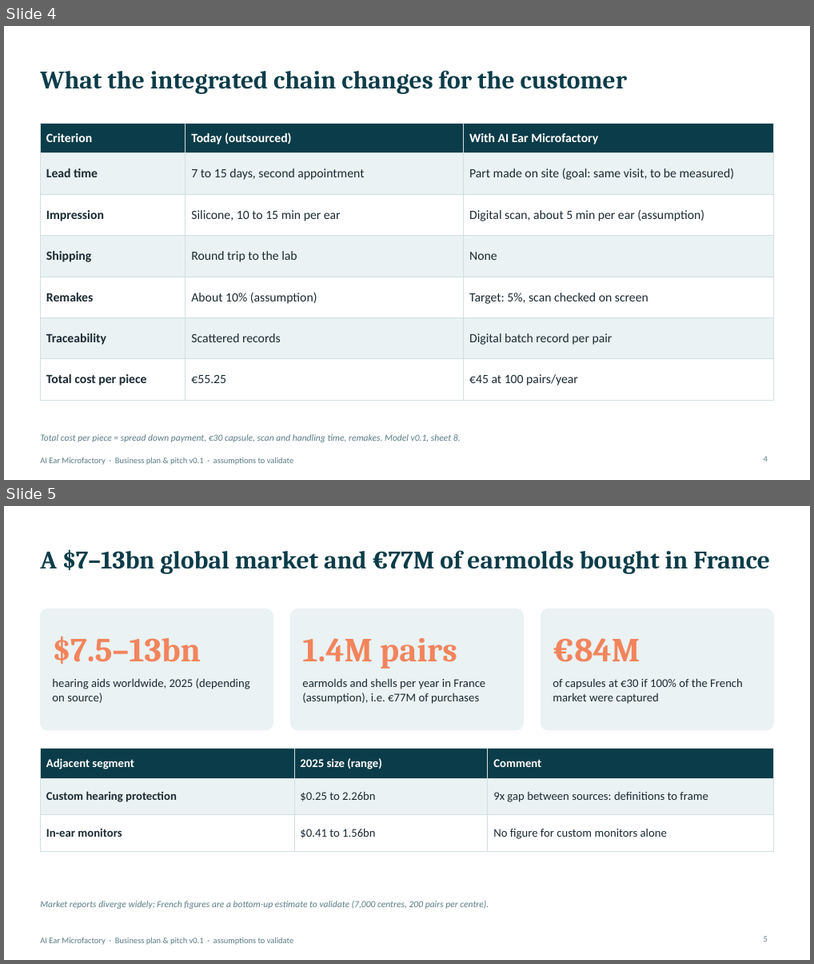
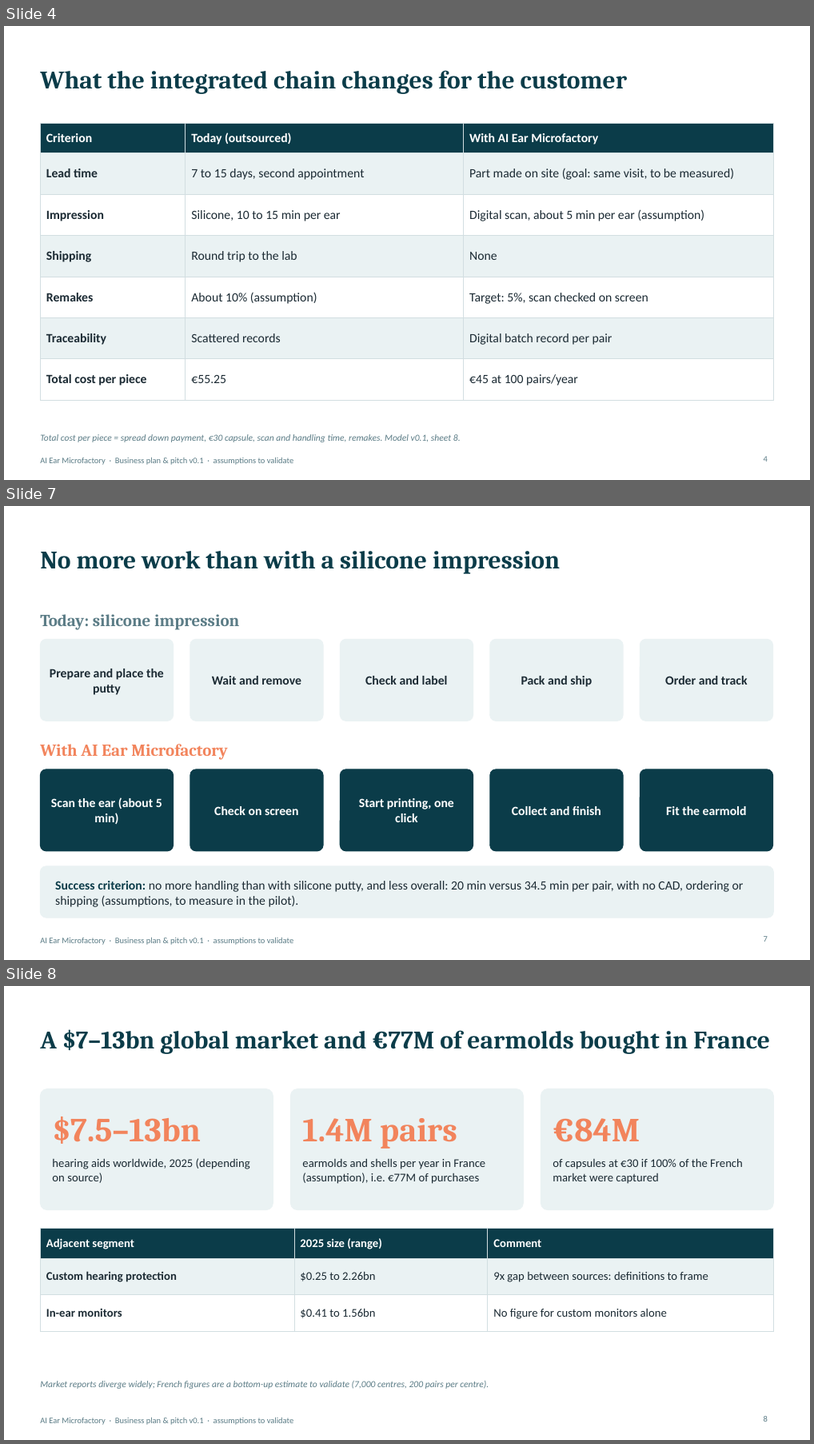
Before and after one commit to kreuille/Symphony_reborn, a slide deck: business/AI_Ear_Microfactory_Pitch_EN.pptx. Shown one above the other, each under a label of ours: slides 4 and 5 before the commit, slides 4, 7 and 8 after it; the slides between them are not shown. The pictures are 814x964 and 814x1444 pixels, drawn with LibreOffice and Linux fonts; fonts in the diff are those of the drawing. Boxes give left, top, right and bottom in pixels: in the first picture for what was removed or moved away, otherwise in the second. Text is boxed around its words. In the diff, an @@ line names an element or a change of style, - is before the commit and + after.

```diff
--- a/business/AI_Ear_Microfactory_Pitch_EN.pptx
+++ b/business/AI_Ear_Microfactory_Pitch_EN.pptx
@@ slide 7 added at bbox=[4, 506, 810, 960], background #FFFFFF; not listed: 1 template element that a slide beside it also shows @@
@@ title added at bbox=[40, 551, 560, 574], 30 pt, text #0B3C49, bold @@
+No more work than with a silicone impression
@@ text added at bbox=[40, 614, 239, 630], 20 pt, text #5B7C86, bold @@
+Today: silicone impression
@@ rounded rectangle added at bbox=[40, 639, 174, 720], fill #EAF2F3, outline #EAF2F3 1 pt @@
@@ rounded rectangle added at bbox=[190, 639, 323, 720], fill #EAF2F3, outline #EAF2F3 1 pt @@
@@ rounded rectangle added at bbox=[340, 639, 474, 720], fill #EAF2F3, outline #EAF2F3 1 pt @@
@@ rounded rectangle added at bbox=[490, 639, 623, 720], fill #EAF2F3, outline #EAF2F3 1 pt @@
@@ rounded rectangle added at bbox=[641, 639, 774, 720], fill #EAF2F3, outline #EAF2F3 1 pt @@
@@ text added at bbox=[50, 668, 164, 695], 15 pt, text #1B2A33, bold @@
+Prepare and place the putty
@@ text added at bbox=[212, 676, 302, 684], 15 pt, text #1B2A33, bold @@
+Wait and remove
@@ text added at bbox=[366, 676, 448, 684], 15 pt, text #1B2A33, bold @@
+Check and label
@@ text added at bbox=[522, 676, 592, 687], 15 pt, text #1B2A33, bold @@
+Pack and ship
@@ text added at bbox=[666, 676, 748, 684], 15 pt, text #1B2A33, bold @@
+Order and track
@@ text added at bbox=[40, 744, 228, 760], 20 pt, text #F2845C, bold @@
+With AI Ear Microfactory
@@ rounded rectangle added at bbox=[40, 769, 174, 851], fill #0B3C49, outline #0B3C49 1 pt @@
@@ rounded rectangle added at bbox=[190, 769, 323, 851], fill #0B3C49, outline #0B3C49 1 pt @@
@@ rounded rectangle added at bbox=[340, 769, 474, 851], fill #0B3C49, outline #0B3C49 1 pt @@
@@ rounded rectangle added at bbox=[490, 769, 623, 851], fill #0B3C49, outline #0B3C49 1 pt @@
@@ rounded rectangle added at bbox=[641, 769, 774, 851], fill #0B3C49, outline #0B3C49 1 pt @@
@@ text added at bbox=[51, 797, 162, 824], 15 pt, text #FFFFFF, bold @@
+Scan the ear (about 5 min)
@@ text added at bbox=[214, 806, 299, 815], 15 pt, text #FFFFFF, bold @@
+Check on screen
@@ text added at bbox=[359, 798, 454, 822], 15 pt, text #FFFFFF, bold @@
+Start printing, one click
@@ text added at bbox=[512, 806, 602, 815], 15 pt, text #FFFFFF, bold @@
+Collect and finish
@@ text added at bbox=[666, 806, 747, 815], 15 pt, text #FFFFFF, bold @@
+Fit the earmold
@@ rounded rectangle added at bbox=[40, 866, 774, 917], fill #EAF2F3, outline #EAF2F3 1 pt @@
@@ text added at bbox=[55, 880, 744, 907], 15 pt, text #1B2A33 @@
+Success criterion: no more handling than with silicone putty, and less overall: 20 min versus 34.5 min per pair, with no CAD, ordering or shipping (assumptions, to measure in the pilot).
@@ page number added at bbox=[764, 936, 768, 941], 10 pt, text #5B7C86 @@
+7
@@ what was slide 5 is now slide 8 @@
@@ page number at bbox=[764, 1416, 768, 1421]: text changed @@
-5
+8
```
Also in this commit, not shown: 4 slides changed, 2 other slides added, 2 other files.
